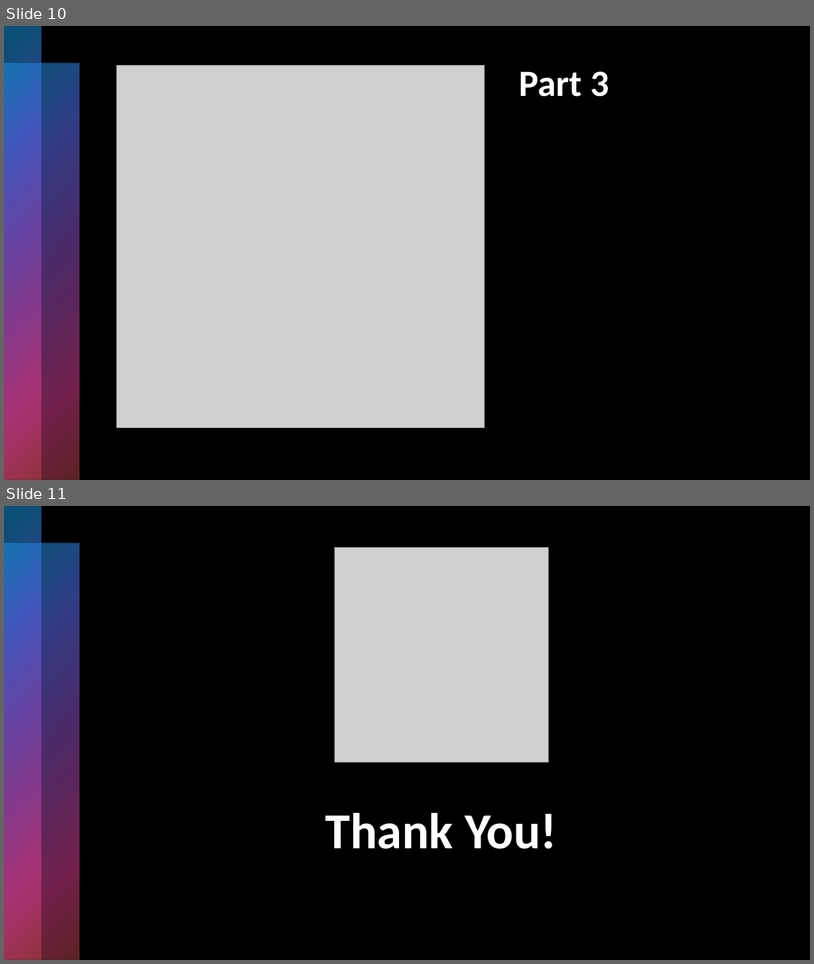
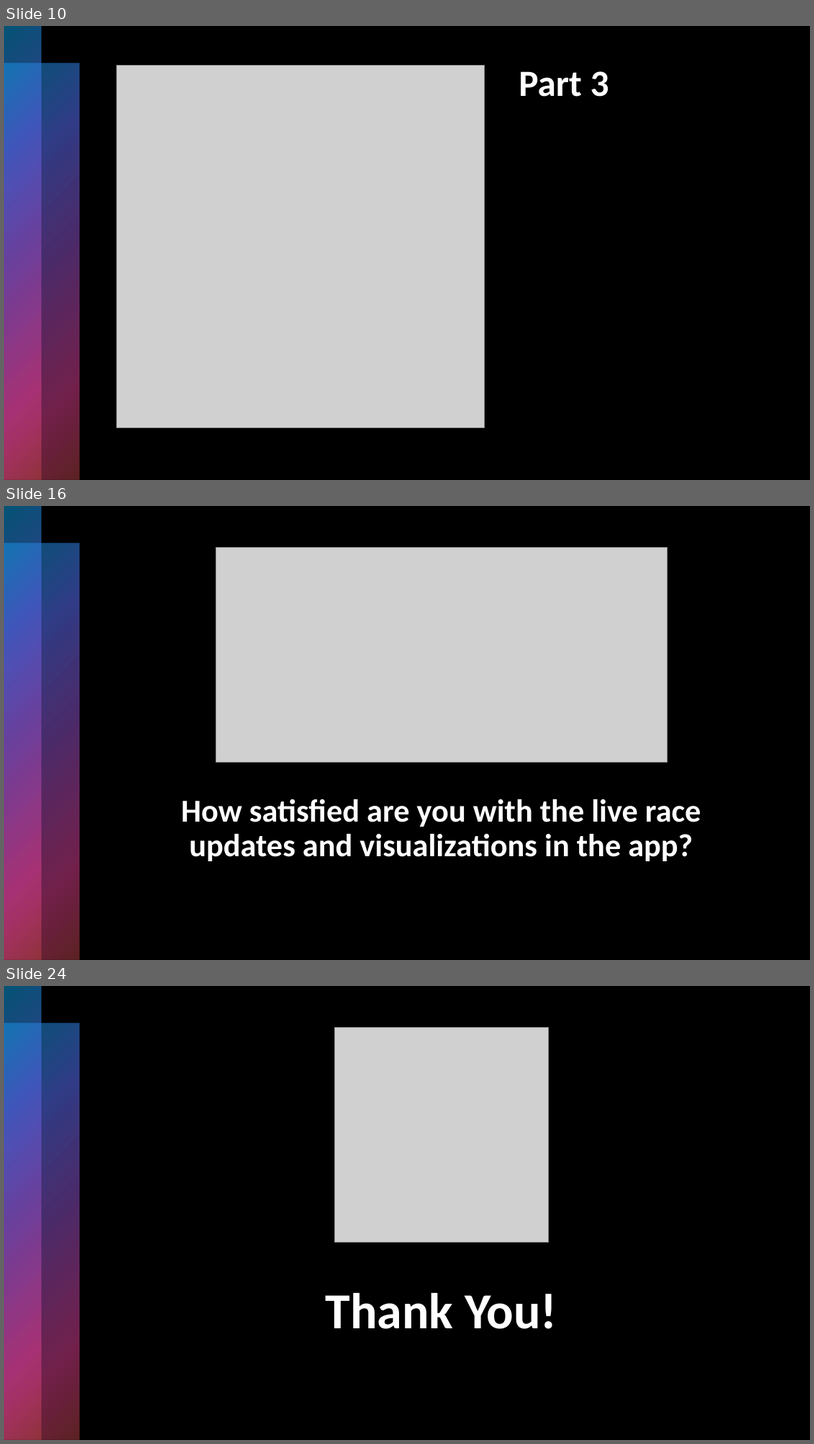
Before and after one commit to andrzejjnk/F1App, a slide deck: CEM/CEM.pptx. Shown one above the other, each under a label of ours: slides 10 and 11 before the commit, slides 10, 16 and 24 after it; the slides between them are not shown. The pictures are 814x964 and 814x1444 pixels, drawn with LibreOffice and Linux fonts; fonts in the diff are those of the drawing; grey boxes stand for pictures. Boxes give left, top, right and bottom in pixels: in the first picture for what was removed or moved away, otherwise in the second. Text is boxed around its words. In the diff, an @@ line names an element or a change of style, - is before the commit and + after.

```diff
--- a/CEM/CEM.pptx
+++ b/CEM/CEM.pptx
@@ slide 16 added at [4,506,810,960], background #000000; not listed: 2 template elements that a slide beside it also shows @@
@@ rectangle added at [4,506,95,960], fill gradient #0BA5E8 to #5066E1 to #894EC0 to #E54196 to #BE4449 @@
@@ rectangle added at [4,506,810,960], fill #000000 @@
@@ rectangle added at [4,506,41,960], fill gradient #0BA5E8 to #5066E1 to #894EC0 to #E54196 to #BE4449 @@
@@ rectangle added at [4,543,79,960], fill gradient #0BA5E8 to #5066E1 to #894EC0 to #E54196 to #BE4449 @@
@@ picture added at [216,548,668,762] @@
@@ rectangle added at [4,597,188,960], fill gradient #0BA5E8 to #5066E1 to #894EC0 to #E54196 to #BE4449 @@
@@ title added at [181,799,702,861], 38 pt, text #FFFFFF, bold @@
+How satisfied are you with the live race updates and visualizations in the app?
@@ what was slide 11 is now slide 24 @@
```
Also in this commit, not shown: 12 other slides added, 14 other files.
